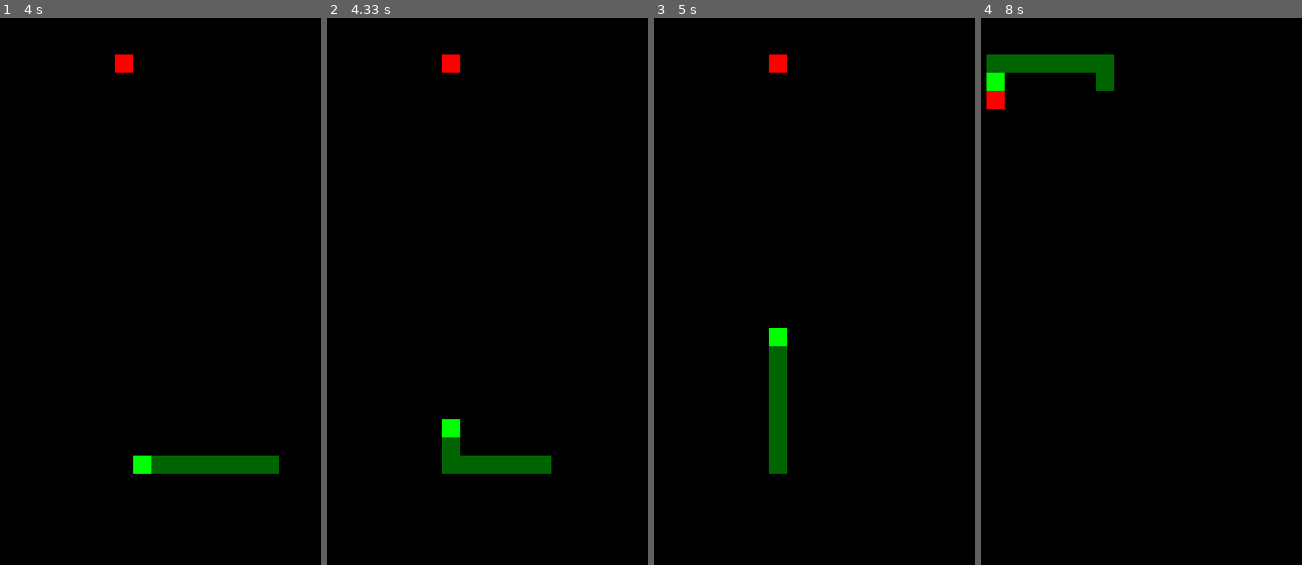
Above: before the commit, frames 1-4 (left to right).
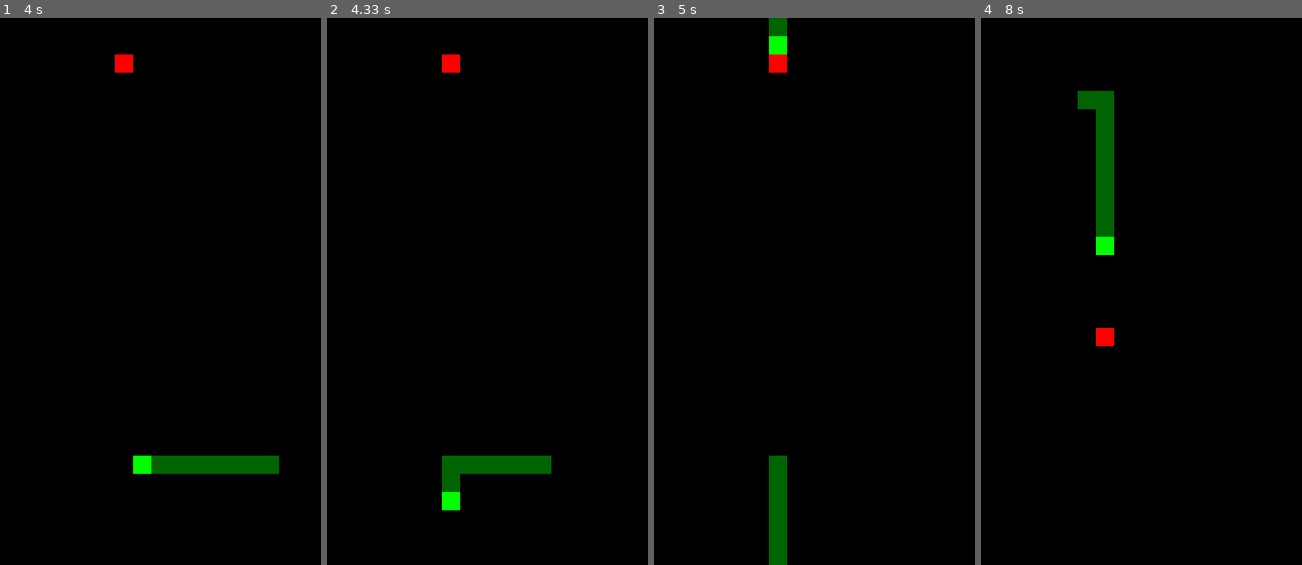
Above: after the commit, the same moments.

Repository: rafael-mrden/snake-pygame
Game: pygame game, started from snake/__main__.py
Same seed, same stepped clock (60 frames per second), same inputs: the game is played once before the commit and once after it.
Inputs:
- Up to frame 1 (4 s): tap A at 0.33 s
- Up to frame 2 (4.33 s): no input
- Up to frame 3 (5 s): no input
- Up to frame 4 (8 s): no input

Frame 1 is identical in both runs. In frame 2, 0.8% of the frame differs, in the area x 35-42%, y 73-90%; in frame 3, 2.7%; in frame 4, 4.0%, in the area x 1-42%, y 6-60%.

Commit message:
fixed self-driving v.0

Diff:
--- a/snake/game.py
+++ b/snake/game.py
@@ -25,7 +25,10 @@
         }
 
         self.initial_snake_parameters = {
-            'initial_position' : ( int(self.screen_parameters['width'] / 2), int(self.screen_parameters['height'] / 2) ),
+            'initial_position' : (
+                int(self.screen_parameters['width'] / 2),
+                int(self.screen_parameters['height'] / 2)
+            ),
             'initial_length' : 7,
             'initial_direction' : (1, 0),
             'initial_speed' : 7, # Pixel per seconds
@@ -34,10 +37,17 @@
 
         pygame.init()
         pygame.display.set_caption("Snake")
-        self.screen = pygame.display.set_mode((self.screen_parameters['width'] * self.screen_parameters['scaling_factor'], self.screen_parameters['height'] * self.screen_parameters['scaling_factor']))
+        self.screen = pygame.display.set_mode(
+            (self.screen_parameters['width'] * self.screen_parameters['scaling_factor'],
+            self.screen_parameters['height'] * self.screen_parameters['scaling_factor'])
+        )
         self.clock = pygame.time.Clock()
 
-        self.snake = SnakeObject(self.initial_snake_parameters, self.screen_parameters, self.color_parameters)
+        self.snake = SnakeObject(
+            self.initial_snake_parameters,
+            self.screen_parameters,
+            self.color_parameters
+        )
 
         self.state = 'welcome'
         self.auto = False # True = Self-driving snake - experimental
@@ -80,11 +90,9 @@
         self.screen.blit( *print_text("Exit: 'Esc'", position5, color, self.font(25)) )
         self.screen.blit( *print_text("Auto: 'A'", position6, color, self.font(25)) )
 
-
         pygame.display.flip()
 
         input = self.wait([K_KP_ENTER, K_RETURN, K_a]) # Wait for enter
-
         if input == K_a:
             self.auto = True
 
@@ -109,50 +117,6 @@
                 self.snake.change_direction((0, 1))
 
 
-    def _self_drive(self):
-        '''Idea for now: locally minimize the distance (ignore the torus metric).'''
-        for event in pygame.event.get():
-            if event.type == QUIT or (event.type == KEYDOWN and event.key == K_ESCAPE):
-                quit()
-
-        head = Vector2(self.snake.head())
-        body = self.snake.body
-        direction = Vector2(self.snake.direction)
-        food = Vector2(self.snake.food)
-
-        #new_direction = make_decision(head, body, direction, food)
-
-        #self.snake.change_direction(new_direction)
-        #return
-
-        current_distance = head.distance_squared_to(food)
-
-        x = self.screen_parameters['width']
-        y = self.screen_parameters['height']
-
-        foods = [ food ] + [food + Vector2(v) for v in [(x, 0), (-x, 0), (0, y), (0, -y)]]
-        current_distance = head.distance_squared_to(food)
-
-        directions = [ direction ] + [Vector2(v) for v in [(1, 0), (-1, 0), (0, 1), (0, -1)] if v not in [-direction, direction] ]
-        possibilities = [head + v for v in directions if head + v not in body]
-
-
-        for possibility in possibilities:
-            distance = possibility.distance_squared_to(food)
-
-            if distance < current_distance:
-                direction = possibility - head
-                direction = tuple([int(x) for x in direction])
-                self.snake.change_direction(direction)
-                return
-
-        if possibilities != []:
-            direction = possibilities[0] - head
-            direction = tuple([int(x) for x in direction])
-            self.snake.change_direction(direction)
-            return
-
-
     def _process_game_logic(self):
         if self.snake:
             self.snake.move()
@@ -169,7 +133,11 @@
         self.screen.fill(self.color_parameters['background_color'])
 
         if self.snake:
-            self.snake_screen = pygame.Surface((self.screen_parameters['width'], self.screen_parameters['height']), pygame.SRCALPHA, 32)
+            self.snake_screen = pygame.Surface(
+                (self.screen_parameters['width'],
+                self.screen_parameters['height']),
+                pygame.SRCALPHA, 32)
+
             self.snake.draw(self.snake_screen)
             self.screen.blit(pygame.transform.scale(self.snake_screen, self.screen.get_rect().size), (0, 0))
 
@@ -218,3 +186,23 @@
         '''Produces pygame font, to be used by utils.print_text.'''
 
         return pygame.font.Font(None, size)
+
+
+    def _self_drive(self):
+        '''Idea for now: locally minimize the distance (ignore the torus metric).'''
+        for event in pygame.event.get():
+            if event.type == QUIT or (event.type == KEYDOWN and event.key == K_ESCAPE):
+                quit()
+
+        head = self.snake.head()
+        body = self.snake.body
+        direction = self.snake.direction
+        food = self.snake.food
+
+        new_direction = make_decision(
+            head, body, direction, food,
+            self.screen_parameters['width'], self.screen_parameters['height']
+        )
+
+        self.snake.change_direction(new_direction)
+        return
--- a/snake/models.py
+++ b/snake/models.py
@@ -26,7 +26,7 @@
     def move(self):
         head = self.head()
         direction = self.direction
-        new_head = modulo(head[0] + direction[0], head[1] + direction[1], self.screen_width, self.screen_height)
+        new_head = modulo( Vector2(head) + Vector2(direction), self.screen_width, self.screen_height)
         self.body.append(new_head)
 
         if self.got_food():
--- a/snake/utils.py
+++ b/snake/utils.py
@@ -1,5 +1,5 @@
 from random import randint
-
+from pygame.math import Vector2
 
 def print_text(message, position, color, font):
     '''Puts text on surface and returns it.'''
@@ -10,17 +10,62 @@
     return (text_surface, rect)
 
 
-def position_food(exceptions, screen_width, screen_height):
+def position_food(exceptions, sw, sh):
     '''Chooses a random position for food.'''
 
     while True:
-        x = randint(0, screen_width - 1)
-        y = randint(0, screen_height - 1)
+        x = randint(0, sw - 1)
+        y = randint(0, sh - 1)
         if (x,y) not in exceptions:
             return (x, y)
 
 
-def modulo(x, y, screen_width, screen_height):
+def modulo(point, sw, sh):
     '''Makes coordinates small enough to appear on screen.'''
+    x, y = point
+    return (int(x) % sw, int(y) % sh)
 
-    return (int(x) % screen_width, int(y) % screen_height)
+
+def inverse_modulo(point, sw, sh):
+    translations = [Vector2(t) for t in [(sw, 0), (-sw, 0), (sw, sh), (-sw, -sh), (0, sh), (0, -sh), (sw, -sh), (-sw, sh)]]
+    return [point] + [point + t for t in translations]
+
+
+def torus_distance(point, food, sw, sh):
+    return min([point.distance_squared_to(food_) for food_ in inverse_modulo(food, sw, sh)])
+
+
+def make_decision(head, body, direction, food, sw, sh):
+
+    head = Vector2(head)
+    direction = Vector2(direction)
+    food = Vector2(food)
+
+    directions = [v for v in [Vector2(v_) for v_ in [(1, 0), (-1, 0), (0, 1), (0, -1)]] \
+                        if (v != -direction) and (modulo(head + v, sw, sh) not in body)]
+
+    if directions == []: # Game over in the next step
+        return direction
+
+    if len(directions) == 1: # No choice
+        return directions[0]
+
+    current_distance = torus_distance(head, food, sw, sh)
+
+    for v in directions:
+        if torus_distance(head + v, food, sw, sh) < current_distance:
+            return v
+
+
+
+
+
+    return directions[randint(0, len(directions) - 1)]
+
+
+
+
+
+
+
+    return direction
